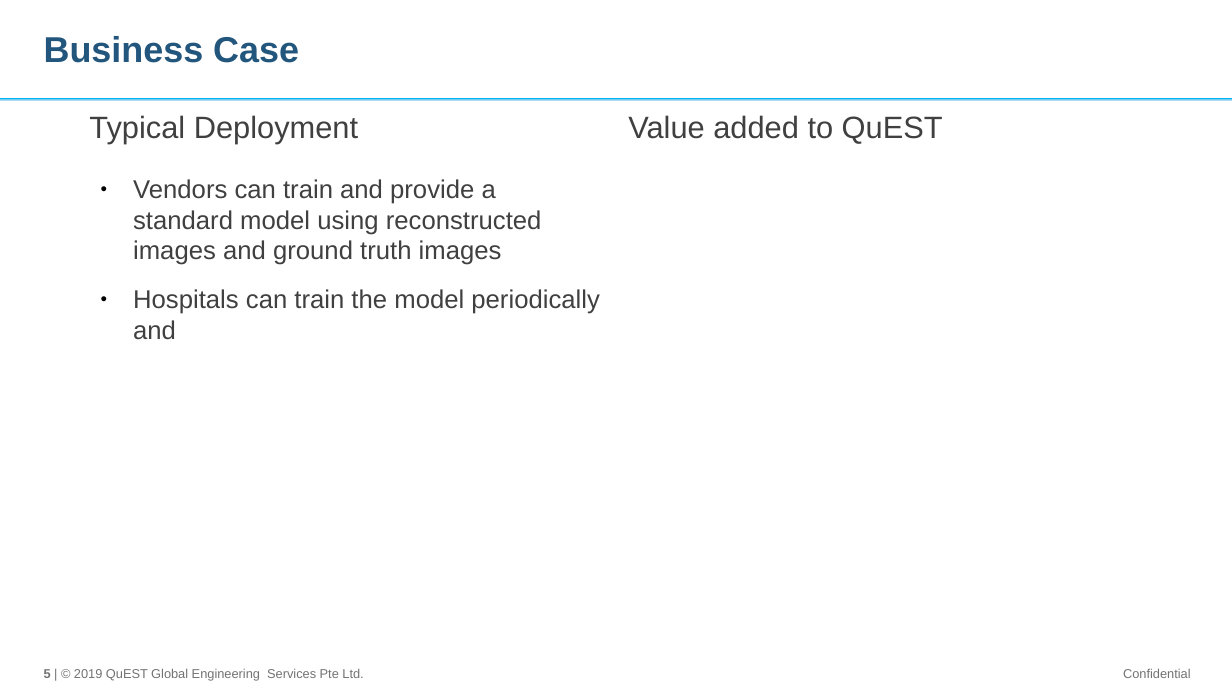
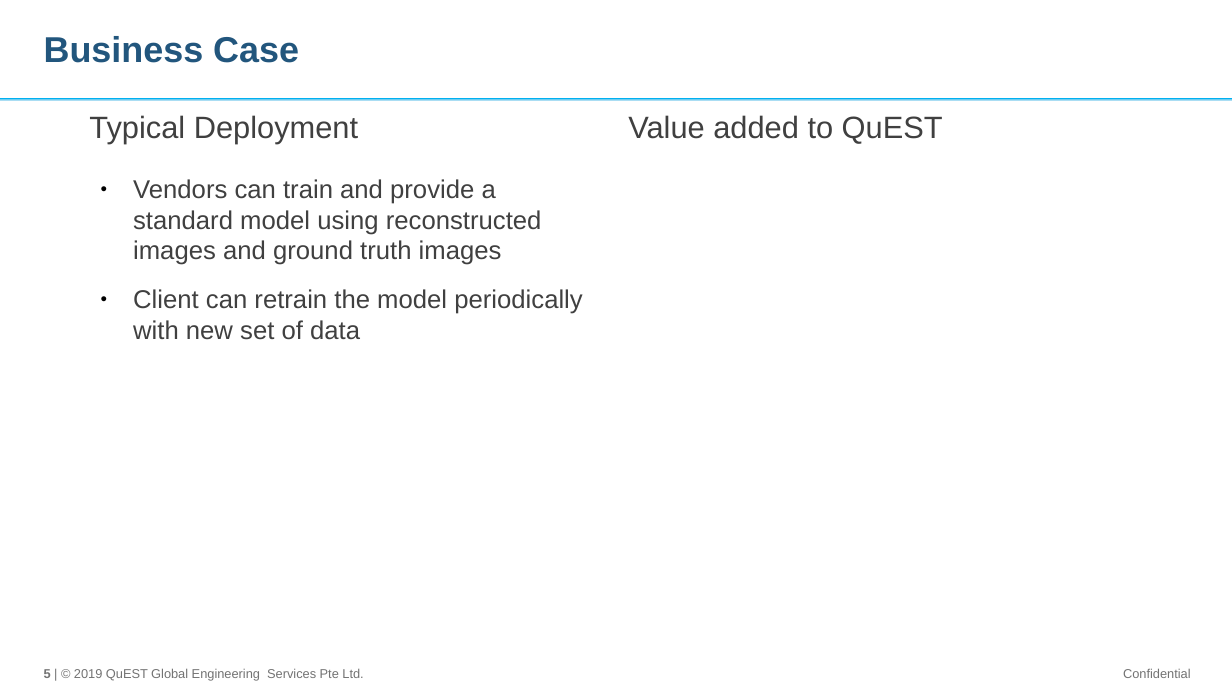
Before and after one commit to vishnurapps/BlueBytes, a slide deck: slide 5 of Doc/HackathonFY19-PresentationTemplate.odp. Drawn at 1232x693 pixels with LibreOffice and Linux fonts; fonts in the diff are those of the drawing; background and template pictures are left out. Boxes give left, top, right and bottom in pixels: in the first picture for what was removed or moved away, otherwise in the second. Text is boxed around its words. In the diff, an @@ line names an element or a change of style, - is before the commit and + after.

```diff
--- a/Doc/HackathonFY19-PresentationTemplate.odp
+++ b/Doc/HackathonFY19-PresentationTemplate.odp
@@ text at (x1=133, y1=289, x2=582, y2=340): text changed @@
-● Hospitals can train the model periodically and
+● Client can retrain the model periodically with new set of data
```
Also in this commit, not shown: 4 other slides changed, 1 other file.
